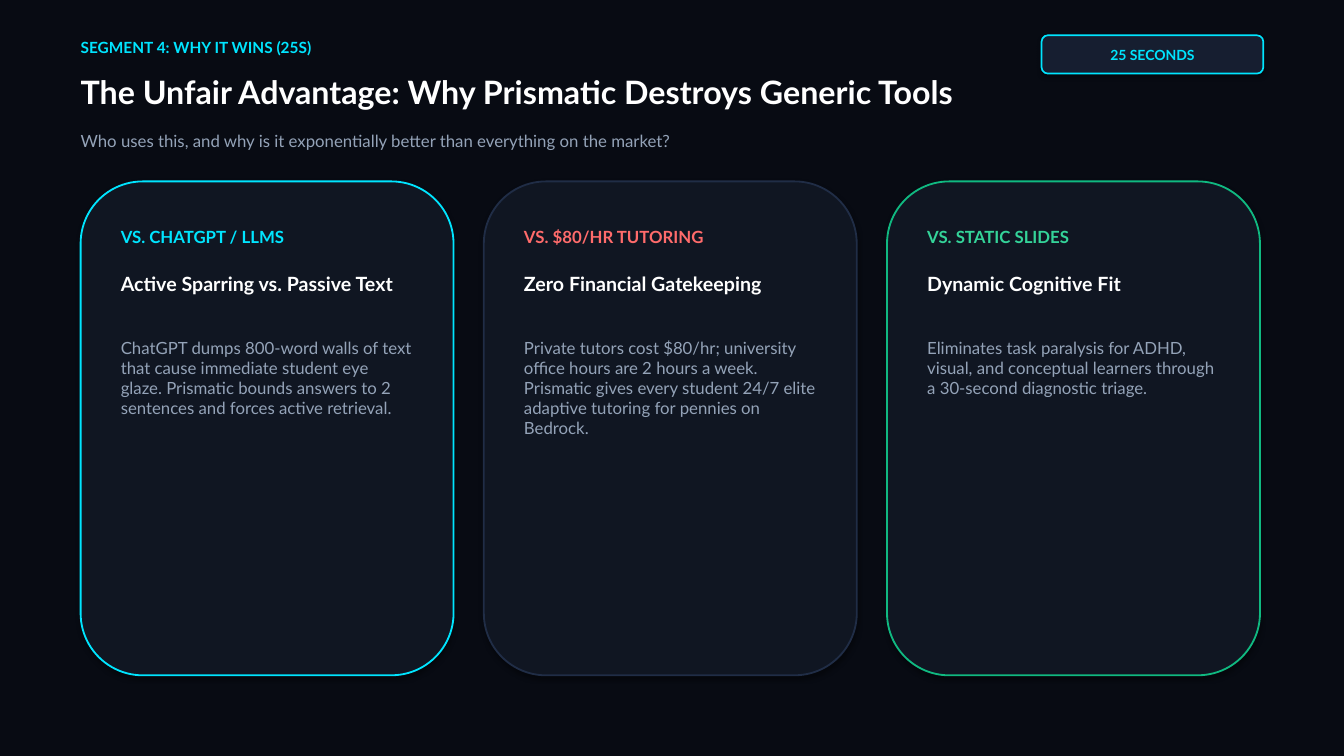
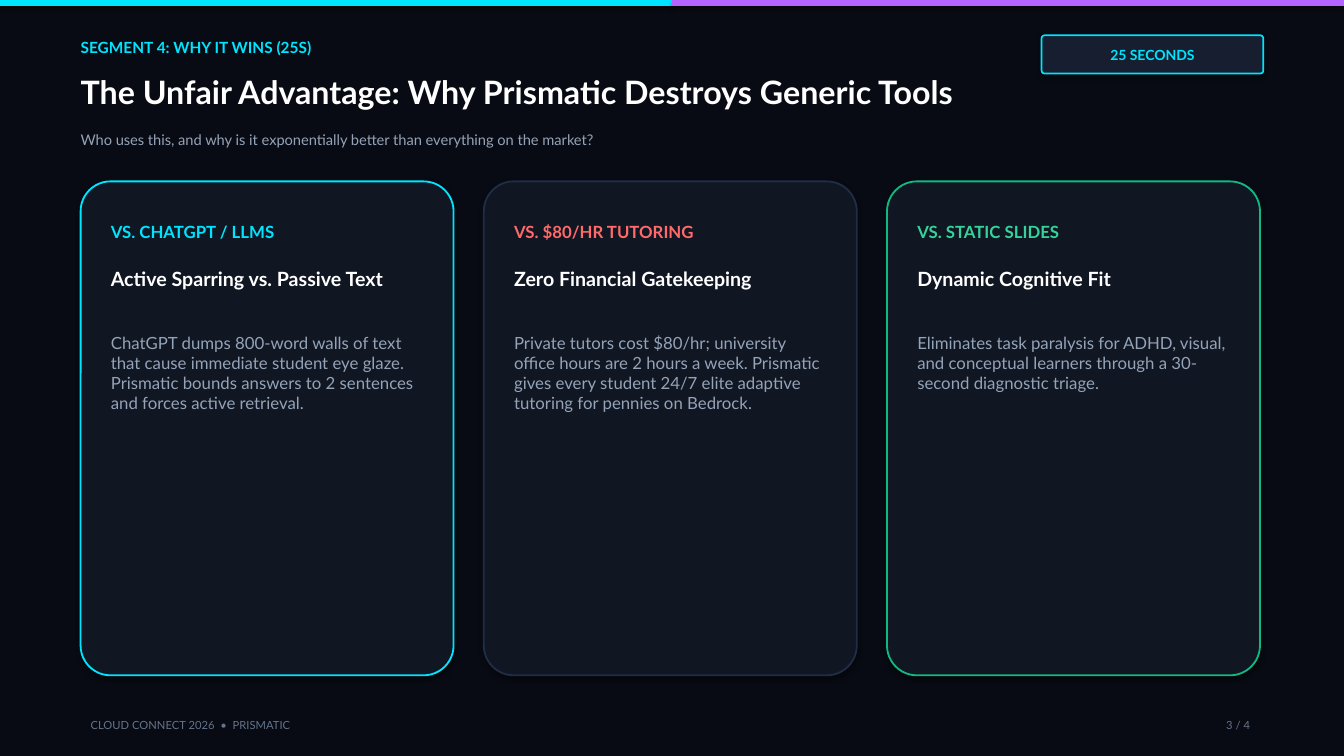
Before and after one commit to SakshamKapoor2911/SHARK-TANK-AWS-MLU, a slide deck: slide 3 of Prismatic_Shark_Tank_Pitch_Deck.pptx. Drawn at 1344x756 pixels with LibreOffice and Linux fonts; fonts in the diff are those of the drawing. Boxes give left, top, right and bottom in pixels: in the first picture for what was removed or moved away, otherwise in the second. Text is boxed around its words. In the diff, an @@ line names an element or a change of style, - is before the commit and + after.

```diff
--- a/Prismatic_Shark_Tank_Pitch_Deck.pptx
+++ b/Prismatic_Shark_Tank_Pitch_Deck.pptx
@@ rectangle added at (x1=0, y1=0, x2=673, y2=6), fill #00E5FF @@
@@ rectangle added at (x1=673, y1=0, x2=1344, y2=6), fill #B464FF @@
@@ text "Who uses this, and why ..." at (x1=81, y1=134, x2=593, y2=148): size 12 to 10.5 pt @@
@@ proportions changed in 4 elements at (x1=1042, y1=35, x2=1263, y2=74), (x1=81, y1=181, x2=454, y2=676), (x1=484, y1=181, x2=857, y2=676), (x1=887, y1=181, x2=1260, y2=676) @@
@@ 9 texts moved together from (x1=121, y1=229, x2=1214, y2=434) to (x1=111, y1=224, x2=1225, y2=412) @@
@@ text added at (x1=91, y1=721, x2=291, y2=729), 8 pt, text #64748B @@
+CLOUD CONNECT 2026 • PRISMATIC
@@ text added at (x1=1226, y1=721, x2=1250, y2=729), 8 pt, text #64748B @@
+3 / 4
```
Also in this commit, not shown: 3 other slides changed, 16 other files.
